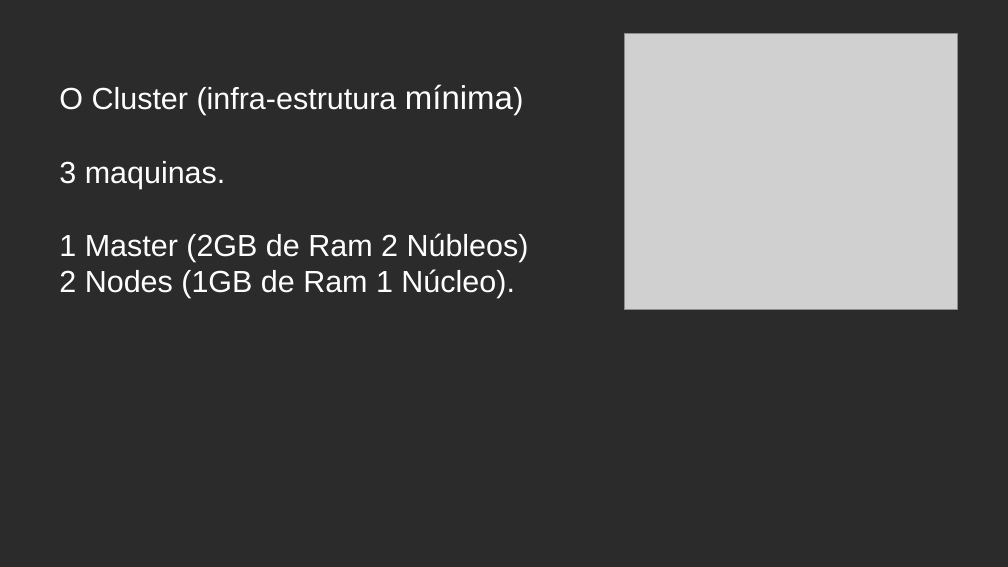
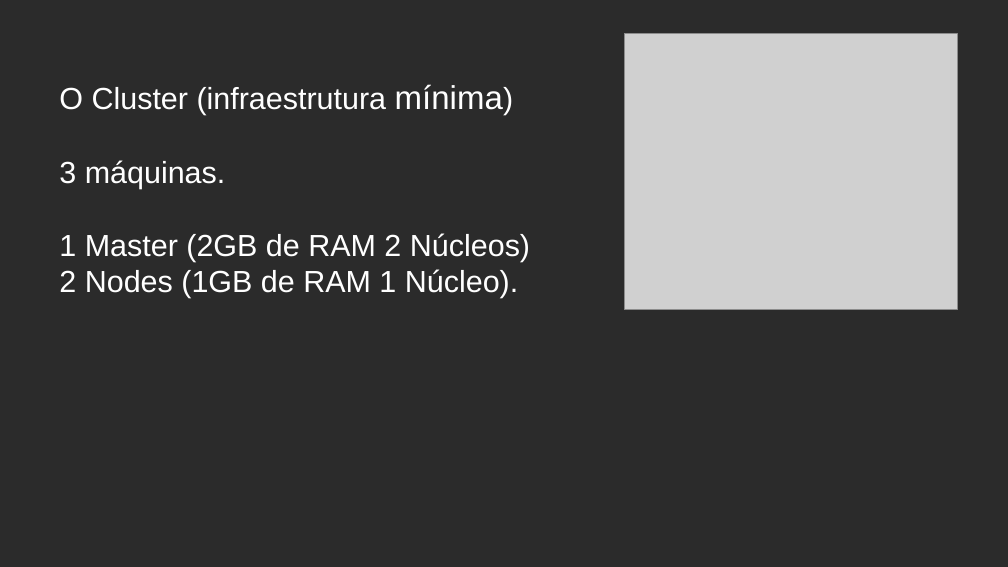
Before and after one commit to celsonery/kubernetes-docs, a slide deck: slide 14 of apresentacao_docker_kubernetes/apresentacao.odp. Drawn at 1008x567 pixels with LibreOffice and Linux fonts; fonts in the diff are those of the drawing; grey boxes stand for pictures; background and template pictures are left out; a plain dark background stands for a picture behind light text. Boxes give left, top, right and bottom in pixels: in the first picture for what was removed or moved away, otherwise in the second. Text is boxed around its words. In the diff, an @@ line names an element or a change of style, - is before the commit and + after.

```diff
--- a/apresentacao_docker_kubernetes/apresentacao.odp
+++ b/apresentacao_docker_kubernetes/apresentacao.odp
@@ text at (59, 84, 530, 298): text changed @@
-O Cluster (infra-estrutura mínima)
-3 maquinas.
-1 Master (2GB de Ram 2 Núbleos)
-2 Nodes (1GB de Ram 1 Núcleo).
+O Cluster (infraestrutura mínima)
+3 máquinas.
+1 Master (2GB de RAM 2 Núcleos)
+2 Nodes (1GB de RAM 1 Núcleo).
```
Also in this commit, not shown: 10 other files.
